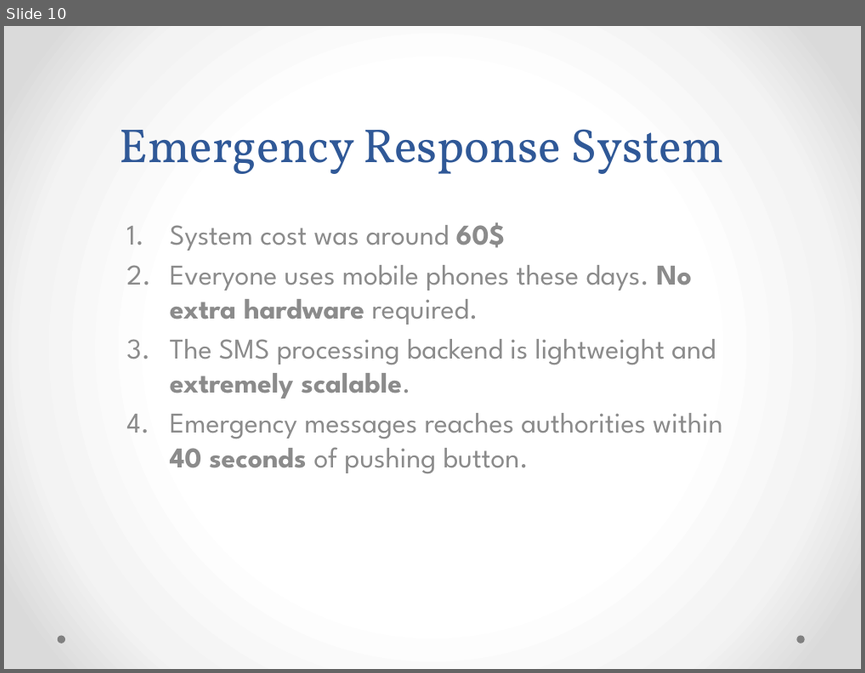
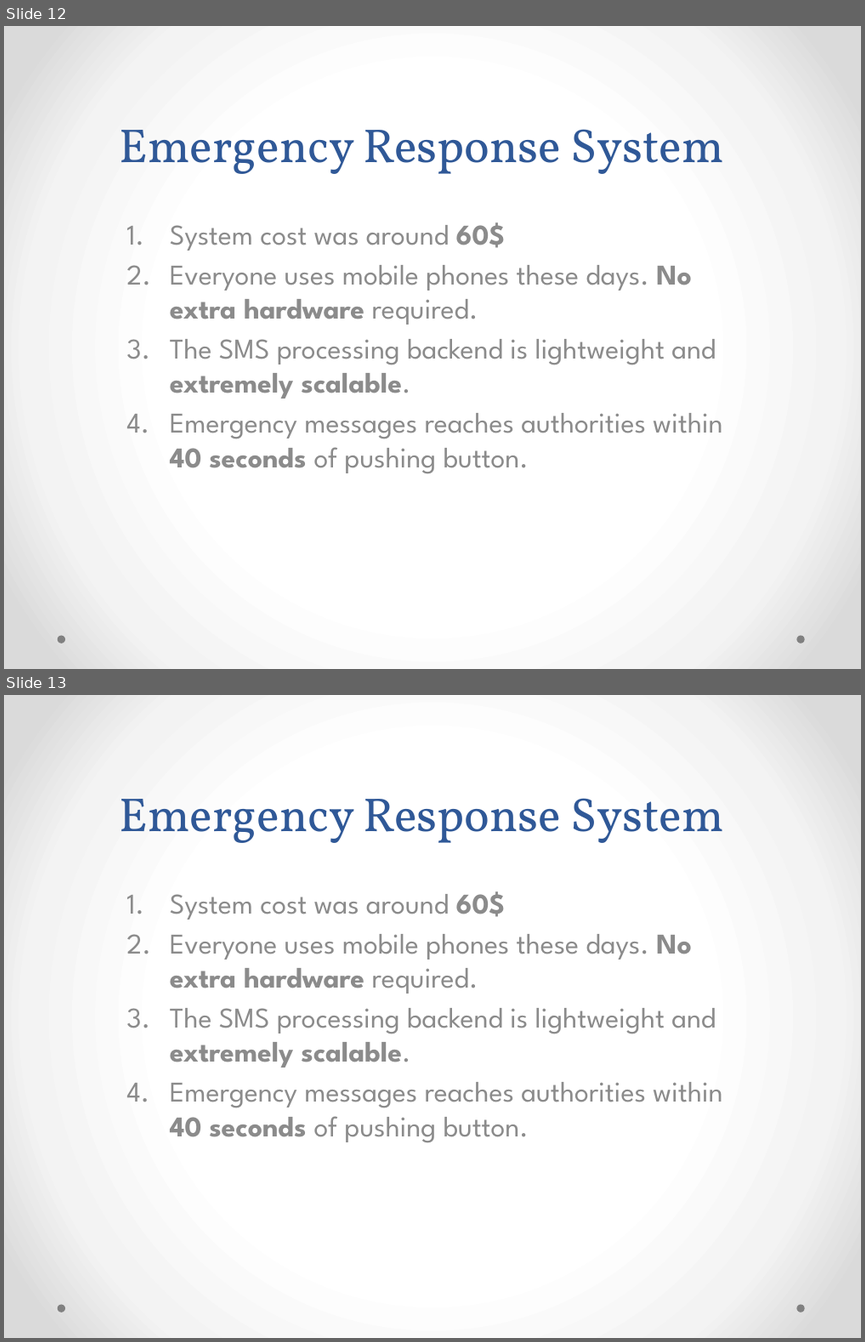
Before and after one commit to natrajkaushik/EmergencyResponseSystem, a slide deck: presentation/Emergency Response System.pptx. Shown one above the other, each under a label of ours: slide 10 before the commit, slides 12 and 13 after it. The pictures are 865x673 and 865x1342 pixels, drawn with LibreOffice and Linux fonts; fonts in the diff are those of the drawing. Boxes give left, top, right and bottom in pixels: in the first picture for what was removed or moved away, otherwise in the second. Text is boxed around its words. In the diff, an @@ line names an element or a change of style, - is before the commit and + after.

Commit message:
ppt final.

```diff
--- a/presentation/Emergency Response System.pptx
+++ b/presentation/Emergency Response System.pptx
@@ slide 13 added at (4,695,861,1338), background gradient #FFFFFF to #F4F4F4 to #DADADA; not listed: 2 template elements that a slide beside it also shows @@
@@ title added at (120,798,724,843), 40 pt, text #2F5897 @@
+Emergency Response System
@@ subtitle added at (170,891,722,1143), 24 pt, text #8C8C8C @@
+1. System cost was around 60$
+2. Everyone uses mobile phones these days. No extra hardware required.
+3. The SMS processing backend is lightweight and extremely scalable.
+4. Emergency messages reaches authorities within 40 seconds of pushing button.
@@ what was slide 10 is now slide 12 @@
```
Also in this commit, not shown: 3 other slides added, 9 other files.
